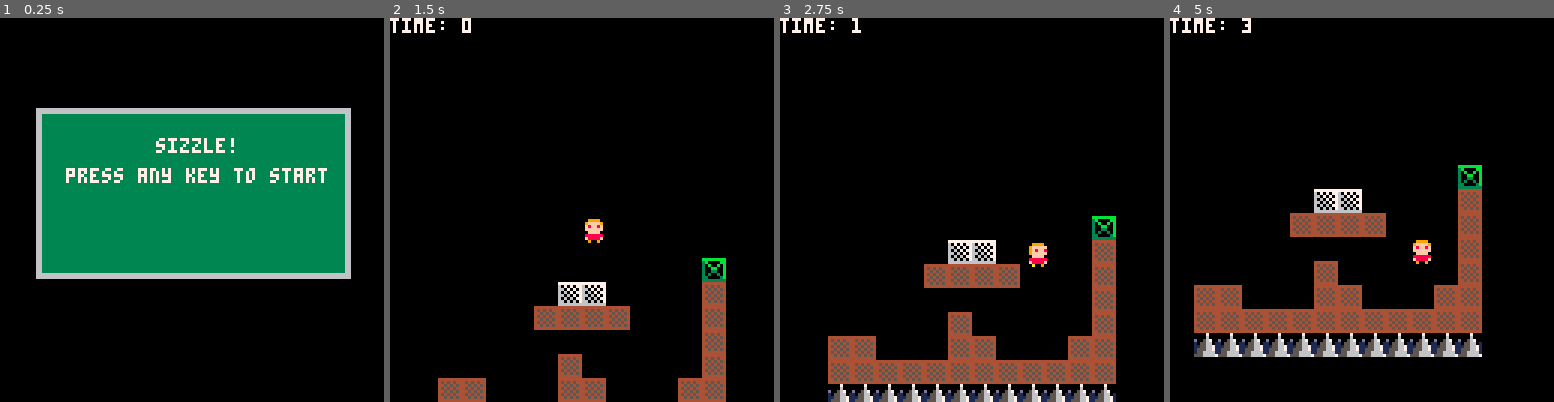
Above: before the commit, frames 1-4 (left to right).
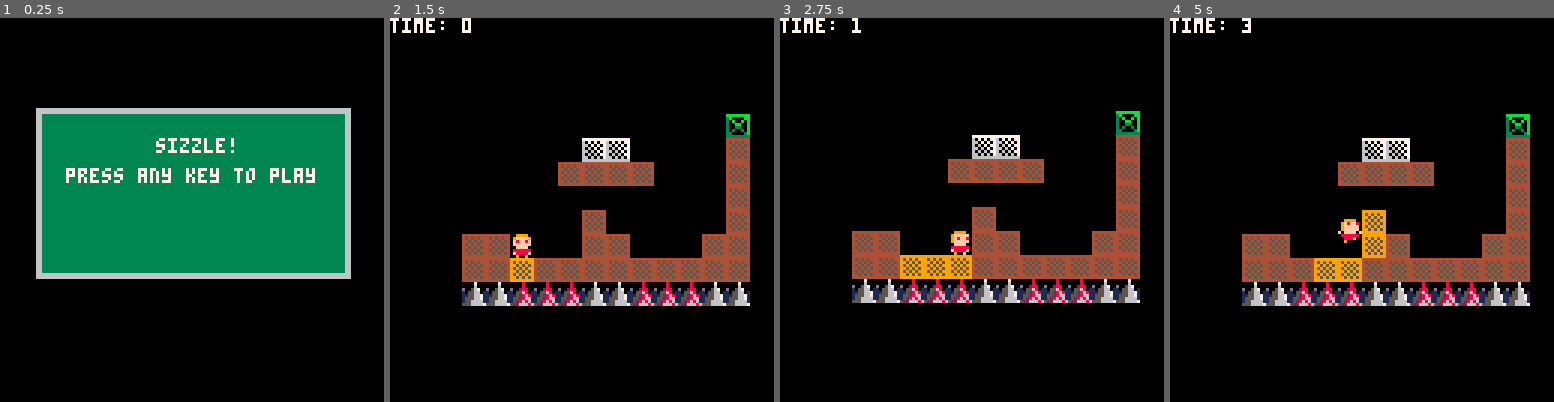
Above: after the commit, the same moments.

Repository: millwardesque/sizzle
Game: PICO-8 cartridge sizzle.p8
Same seed, same stepped clock (60 frames per second), same inputs: the game is played once before the commit and once after it.
Inputs:
- Up to frame 1 (0.25 s): no input
- Up to frame 2 (1.5 s): tap X (X key) at 0.33, 1.07 s; tap O (Z key) at 0.7 s
- Up to frame 3 (2.75 s): hold Right 1.6-2.1 s; tap O (Z key) at 1.7, 2.1, 2.5 s; tap X (X key) at 1.85 s; hold Up 2.15-2.42 s; hold Right from 2.47 s (still down)
- Up to frame 4 (5 s): tap O (Z key) every 0.4 s from 2.9 to 4.9 s; tap X (X key) at 2.97, 4.08 s; release Right at 3.03 s; hold Left 3.08-3.58 s; hold Down 3.63-3.97 s; hold Right 4.02-4.68 s; hold Up from 4.73 s (still down)

The runs differ from the first frame. In frame 1, 0.2% of the frame differs, in the area x 70-86%, y 39-43%; in frame 2, 20%; in frame 3, 25%; in frame 4, 27%, in the area x 6-94%, y 25-89%.

Commit message:
Partial implementation of multiple levels.

Diff:
--- a/game.lua
+++ b/game.lua
@@ -14,6 +14,17 @@
 	indestructible = 3,
 }
 
+g_levels = {
+	{
+		cell_offset_x = 1,
+		cell_offset_y = 1,
+		player_start_x = 1 * 128 / 4,
+		player_start_y = 3 * 128 / 4,
+	}
+}
+
+g_game = nil
+
 --
 -- Encapsulates the ingame state
 --
@@ -37,19 +48,11 @@
 		add(self.scene, self.tile_manager)
 
 		-- Make the camera
-		self.main_camera = make_camera("main", 0, 0, 0, 0, 128, 128)
-		attach_follow_camera(self.main_camera, 48, 32, nil)
+		self.main_camera = g_game.main_camera
 		add(self.scene, self.main_camera)
 
 		-- Make the player
-		local player_height = 8
-		local player_start_x = 2 * 128 / 4 -- @TODO Replace with per-level definition
-		local player_start_y = 1 * 128 / 4 -- @TODO Replace with per-level definition
-		local player_sprite = 1
-		local player_speed = 2
-		local player_jump_power = 2.25
-		local player_jump_duration = 7
-		self.player = make_player("player", player_start_x, player_start_y, player_sprite, player_speed, player_jump_power, player_jump_duration)
+		self.player = g_game.player
 		add(self.scene, self.player)
 
 		self.main_camera.follow_cam.target = self.player
@@ -79,9 +82,9 @@
 			self.player.is_jump_held = false
 		end
 
-		-- @DEBUG Reset the game
+		-- @DEBUG Reload the level
 		if btnp(5) then
-			set_game_state(ingame_state)
+			g_game.reload_level(g_game)
 			return
 		end
 
@@ -109,7 +112,7 @@
 
 	update = function(self)
 		if btnp(0) or btnp(1) or btnp(2) or btnp(3) or btnp(4) or btnp(5) then
-			set_game_state(ingame_state)
+			g_game.reload_level(g_game)
 		end
 	end,
 
@@ -139,7 +142,7 @@
 
 	update = function(self)
 		if btnp(0) or btnp(1) or btnp(2) or btnp(3) or btnp(4) or btnp(5) then
-			set_game_state(ingame_state)
+			g_game.load_next_level(g_game)
 		end
 	end,
 
@@ -169,7 +172,7 @@
 
 	update = function(self)
 		if btnp(0) or btnp(1) or btnp(2) or btnp(3) or btnp(4) or btnp(5) then
-			set_game_state(ingame_state)
+			g_game.load_next_level(g_game)
 		end
 	end,
 
@@ -186,7 +189,7 @@
 		local print_y = 40
 		print("sizzle!", 52, print_y)
 		print_y += line_height
-		print("press any key to start", 22, print_y)
+		print("press any key to play", 22, print_y)
 	end,
 
 	exit = function(self)
@@ -251,7 +254,7 @@
 
 		self.update_physics(self)
 
-		if (self.is_jumping) then
+		if (not self.is_on_ground) then
 			if self.velocity.x < 0 then
 				self.renderable.flip_x = true
 				set_anim_spr_animation(self.anim_controller, 'jump')
@@ -498,11 +501,11 @@
 	end
 
 	t.reset = function(self)
-		g_log.syslog(tile_str(self))
-		--g_log.syslog("Resetting ("..self.cell_x..", "..self.cell_y..") to "..self.sprites[1])
-		mset(self.cell_x, self.cell_y, self.sprites[1])
-		self.state = 'idle'
-		self.elapsed = 0
+		if self.type == g_flags.normal then
+			mset(self.cell_x, self.cell_y, self.sprites[1])
+			self.state = 'idle'
+			self.elapsed = 0
+		end
 	end
 
 	return t
@@ -520,8 +523,8 @@
 	tile_manager.width = width
 	tile_manager.height = height
 	tile_manager.tile_timer_duration = 60
-	tile_manager.cooldown_rate = 1
-	tile_manager.warmup_rate = 1.5
+	tile_manager.cooldown_rate = 0.5
+	tile_manager.warmup_rate = 3
 	tile_manager.active_tiles = {}
 
 	tile_manager.init = function(self)
@@ -562,7 +565,6 @@
 		g_log.syslog("Resetting tile manager")
 		for x = 1, self.width do
 			if self.tiles[x] ~= nil then
-				g_log.syslog("Resetting tile manager["..x.."]")
 				for y = 1, self.height do
 					if self.tiles[x][y] ~= 0 then
 						self.tiles[x][y].reset(self.tiles[x][y])
@@ -628,6 +630,72 @@
 end
 
 --
+-- Makes a game manager
+--
+function make_game(levels)
+	g = {
+		levels = levels,
+		active_level = nil,
+		player = nil,
+		main_camera = nil
+	}
+
+	g.init = function(self)
+		local player_height = 8
+		local player_start_x = 0
+		local player_start_y = 0
+		local player_sprite = 1
+		local player_speed = 2
+		local player_jump_power = 2.25
+		local player_jump_duration = 7
+		self.player = make_player("player", player_start_x, player_start_y, player_sprite, player_speed, player_jump_power, player_jump_duration)
+	end
+
+	g.load_level = function(self, level_index)
+		if level_index < 1 or level_index > #self.levels then
+			return
+		end
+
+		new_level = self.levels[level_index]
+		self.player.position = make_vec2(new_level.player_start_x, new_level.player_start_y)
+		self.active_level = level_index
+
+		self.main_camera = make_camera("main", new_level.cell_offset_x * 8, new_level.cell_offset_y * 8, 0, 0, 128, 128)
+		attach_follow_camera(self.main_camera, 48, 32, nil)
+
+		set_game_state(ingame_state)
+	end
+
+	g.load_next_level = function(self)
+		if self.active_level == nil then
+			self.load_level(self, 1)
+		elseif self.active_level == #self.levels then
+			self.load_level(self, 1)
+		else
+			self.load_level(self, self.active_level + 1)
+		end
+	end
+
+	g.reload_level = function(self)
+		if self.active_level == nil then
+			self.load_level(self, 1)
+		else
+			self.load_level(self, self.active_level)
+		end
+	end
+
+	g.get_active_level = function(self)
+		if self.active_level == nil then
+			return nil
+		else
+			return self.levels[self.active_level]
+		end
+	end
+
+	return g
+end
+
+--
 -- Sets the active game state
 --
 function set_game_state(game_state)
@@ -996,6 +1064,9 @@
 -- Global init function.
 --
 function _init()
+	g_game = make_game(g_levels)
+	g_game.init(g_game)
+
 	set_game_state(main_menu_state)
 end
 
--- a/sizzle.p8
+++ b/sizzle.p8
@@ -17,6 +17,17 @@
 	indestructible = 3,
 }
 
+g_levels = {
+	{
+		cell_offset_x = 1,
+		cell_offset_y = 1,
+		player_start_x = 1 * 128 / 4,
+		player_start_y = 3 * 128 / 4,
+	}
+}
+
+g_game = nil
+
 --
 -- Encapsulates the ingame state
 --
@@ -40,19 +51,11 @@
 		add(self.scene, self.tile_manager)
 
 		-- Make the camera
-		self.main_camera = make_camera("main", 0, 0, 0, 0, 128, 128)
-		attach_follow_camera(self.main_camera, 48, 32, nil)
+		self.main_camera = g_game.main_camera
 		add(self.scene, self.main_camera)
 
 		-- Make the player
-		local player_height = 8
-		local player_start_x = 2 * 128 / 4 -- @TODO Replace with per-level definition
-		local player_start_y = 1 * 128 / 4 -- @TODO Replace with per-level definition
-		local player_sprite = 1
-		local player_speed = 2
-		local player_jump_power = 2.25
-		local player_jump_duration = 7
-		self.player = make_player("player", player_start_x, player_start_y, player_sprite, player_speed, player_jump_power, player_jump_duration)
+		self.player = g_game.player
 		add(self.scene, self.player)
 
 		self.main_camera.follow_cam.target = self.player
@@ -82,9 +85,9 @@
 			self.player.is_jump_held = false
 		end
 
-		-- @DEBUG Reset the game
+		-- @DEBUG Reload the level
 		if btnp(5) then
-			set_game_state(ingame_state)
+			g_game.reload_level(g_game)
 			return
 		end
 
@@ -112,7 +115,7 @@
 
 	update = function(self)
 		if btnp(0) or btnp(1) or btnp(2) or btnp(3) or btnp(4) or btnp(5) then
-			set_game_state(ingame_state)
+			g_game.reload_level(g_game)
 		end
 	end,
 
@@ -142,7 +145,7 @@
 
 	update = function(self)
 		if btnp(0) or btnp(1) or btnp(2) or btnp(3) or btnp(4) or btnp(5) then
-			set_game_state(ingame_state)
+			g_game.load_next_level(g_game)
 		end
 	end,
 
@@ -172,7 +175,7 @@
 
 	update = function(self)
 		if btnp(0) or btnp(1) or btnp(2) or btnp(3) or btnp(4) or btnp(5) then
-			set_game_state(ingame_state)
+			g_game.load_next_level(g_game)
 		end
 	end,
 
@@ -189,7 +192,7 @@
 		local print_y = 40
 		print("sizzle!", 52, print_y)
 		print_y += line_height
-		print("press any key to start", 22, print_y)
+		print("press any key to play", 22, print_y)
 	end,
 
 	exit = function(self)
@@ -254,7 +257,7 @@
 
 		self.update_physics(self)
 
-		if (self.is_jumping) then
+		if (not self.is_on_ground) then
 			if self.velocity.x < 0 then
 				self.renderable.flip_x = true
 				set_anim_spr_animation(self.anim_controller, 'jump')
@@ -501,11 +504,11 @@
 	end
 
 	t.reset = function(self)
-		g_log.syslog(tile_str(self))
-		--g_log.syslog("Resetting ("..self.cell_x..", "..self.cell_y..") to "..self.sprites[1])
-		mset(self.cell_x, self.cell_y, self.sprites[1])
-		self.state = 'idle'
-		self.elapsed = 0
+		if self.type == g_flags.normal then
+			mset(self.cell_x, self.cell_y, self.sprites[1])
+			self.state = 'idle'
+			self.elapsed = 0
+		end
 	end
 
 	return t
@@ -523,8 +526,8 @@
 	tile_manager.width = width
 	tile_manager.height = height
 	tile_manager.tile_timer_duration = 60
-	tile_manager.cooldown_rate = 1
-	tile_manager.warmup_rate = 1.5
+	tile_manager.cooldown_rate = 0.5
+	tile_manager.warmup_rate = 3
 	tile_manager.active_tiles = {}
 
 	tile_manager.init = function(self)
@@ -565,7 +568,6 @@
 		g_log.syslog("Resetting tile manager")
 		for x = 1, self.width do
 			if self.tiles[x] ~= nil then
-				g_log.syslog("Resetting tile manager["..x.."]")
 				for y = 1, self.height do
 					if self.tiles[x][y] ~= 0 then
 						self.tiles[x][y].reset(self.tiles[x][y])
@@ -631,6 +633,72 @@
 end
 
 --
+-- Makes a game manager
+--
+function make_game(levels)
+	g = {
+		levels = levels,
+		active_level = nil,
+		player = nil,
+		main_camera = nil
+	}
+
+	g.init = function(self)
+		local player_height = 8
+		local player_start_x = 0
+		local player_start_y = 0
+		local player_sprite = 1
+		local player_speed = 2
+		local player_jump_power = 2.25
+		local player_jump_duration = 7
+		self.player = make_player("player", player_start_x, player_start_y, player_sprite, player_speed, player_jump_power, player_jump_duration)
+	end
+
+	g.load_level = function(self, level_index)
+		if level_index < 1 or level_index > #self.levels then
+			return
+		end
+
+		new_level = self.levels[level_index]
+		self.player.position = make_vec2(new_level.player_start_x, new_level.player_start_y)
+		self.active_level = level_index
+
+		self.main_camera = make_camera("main", new_level.cell_offset_x * 8, new_level.cell_offset_y * 8, 0, 0, 128, 128)
+		attach_follow_camera(self.main_camera, 48, 32, nil)
+
+		set_game_state(ingame_state)
+	end
+
+	g.load_next_level = function(self)
+		if self.active_level == nil then
+			self.load_level(self, 1)
+		elseif self.active_level == #self.levels then
+			self.load_level(self, 1)
+		else
+			self.load_level(self, self.active_level + 1)
+		end
+	end
+
+	g.reload_level = function(self)
+		if self.active_level == nil then
+			self.load_level(self, 1)
+		else
+			self.load_level(self, self.active_level)
+		end
+	end
+
+	g.get_active_level = function(self)
+		if self.active_level == nil then
+			return nil
+		else
+			return self.levels[self.active_level]
+		end
+	end
+
+	return g
+end
+
+--
 -- Sets the active game state
 --
 function set_game_state(game_state)
@@ -999,6 +1067,9 @@
 -- Global init function.
 --
 function _init()
+	g_game = make_game(g_levels)
+	g_game.init(g_game)
+
 	set_game_state(main_menu_state)
 end
 
Not shown, changed: readme.md
